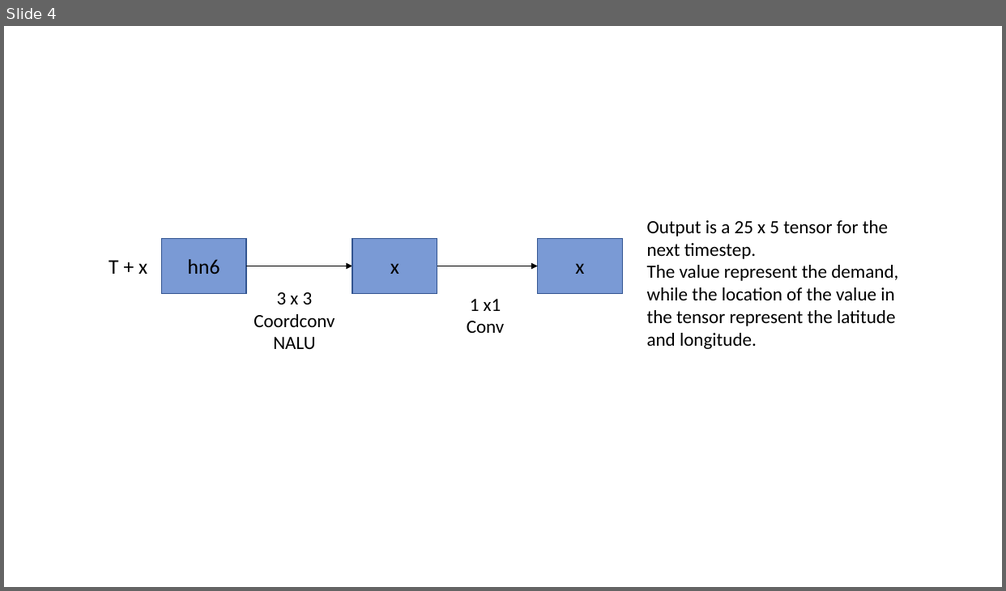
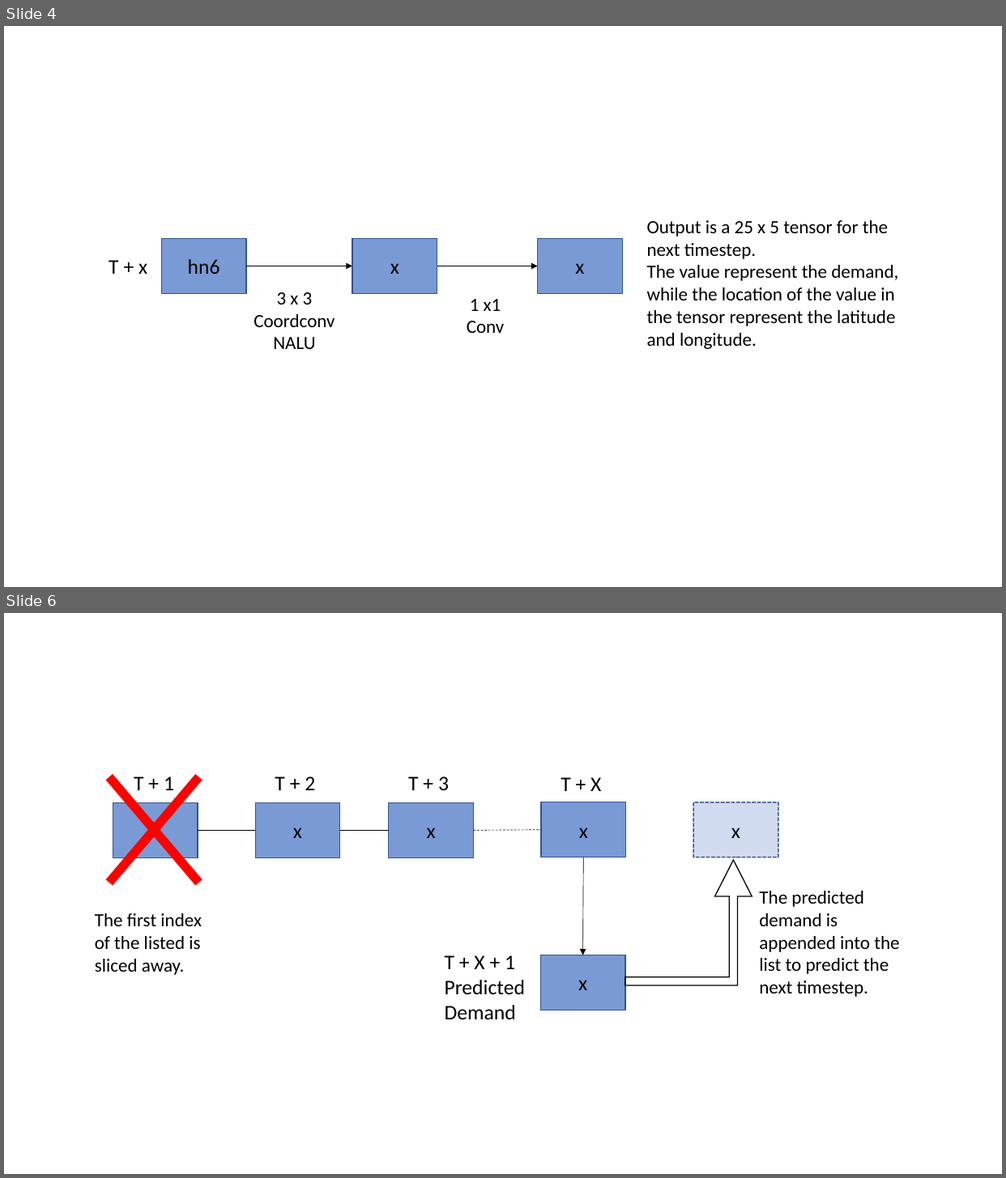
Before and after one commit to wonggw/Traffic_Management_grab, a slide deck: images/model_architecture.pptx. Shown one above the other, each under a label of ours: slide 4 before the commit, slides 4 and 6 after it; the slides between them are not shown. The pictures are 1006x591 and 1006x1178 pixels, drawn with LibreOffice and Linux fonts; fonts in the diff are those of the drawing. Boxes give left, top, right and bottom in pixels: in the first picture for what was removed or moved away, otherwise in the second. Text is boxed around its words. In the diff, an @@ line names an element or a change of style, - is before the commit and + after.

```diff
--- a/images/model_architecture.pptx
+++ b/images/model_architecture.pptx
@@ slide 6 added at [4,613,1002,1174], background #FFFFFF @@
@@ cross added at [68,729,240,931], fill #FF0000, outline #FF0000 1 pt @@
@@ text added at [134,777,174,790], 20 pt, text #000000 @@
+T + 1
@@ text added at [275,777,315,790], 20 pt, text #000000 @@
+T + 2
@@ text added at [408,777,449,790], 20 pt, text #000000 @@
+T + 3
@@ text added at [560,777,601,791], 20 pt, text #000000 @@
+T + X
@@ rectangle added at [113,803,197,858], fill #4472C4 at 71% opacity, outline #325491 1 pt, 20 pt, text #000000 @@
+x
@@ rectangle added at [256,803,340,858], fill #4472C4 at 71% opacity, outline #325491 1 pt, 20 pt, text #000000 @@
+x
@@ rectangle added at [389,803,473,858], fill #4472C4 at 71% opacity, outline #325491 1 pt, 20 pt, text #000000 @@
+x
@@ rectangle added at [542,803,626,857], fill #4472C4 at 71% opacity, outline #325491 1 pt, 20 pt, text #000000 @@
+x
@@ rectangle added at [693,803,778,857], fill #4472C4 at 25% opacity, outline #325491 1.25 pt dashed, 20 pt, text #000000 @@
+x
@@ line added from (198, 830) to (256, 830), #000000 0.5 pt @@
@@ line added from (340, 830) to (389, 830), #000000 0.5 pt @@
@@ line added from (473, 830) to (542, 830), #000000 0.5 pt dashed @@
@@ arrow added from (583, 857) to (582, 955), #000000 0.5 pt @@
@@ bent up arrow added at [625,860,752,986], outline #000000 1 pt @@
@@ text added at [759,891,899,997], 18 pt, text #000000 @@
+The predicted demand is appended into the list to predict the next timestep.
@@ text added at [95,914,202,975], 18 pt, text #000000 @@
+The first index of the listed is sliced away.
@@ text added at [445,956,526,1020], 20 pt, text #000000 @@
+T + X + 1
+Predicted Demand
@@ rectangle added at [541,955,625,1010], fill #4472C4 at 71% opacity, outline #325491 1 pt, 20 pt, text #000000 @@
+x
```
Also in this commit, not shown: 1 other slide added, 5 other files.
